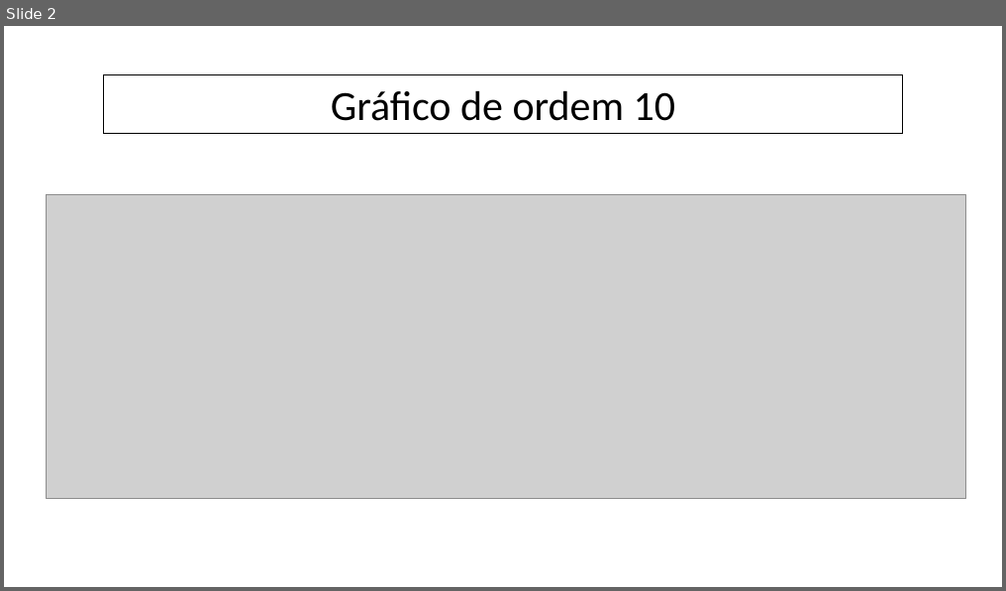
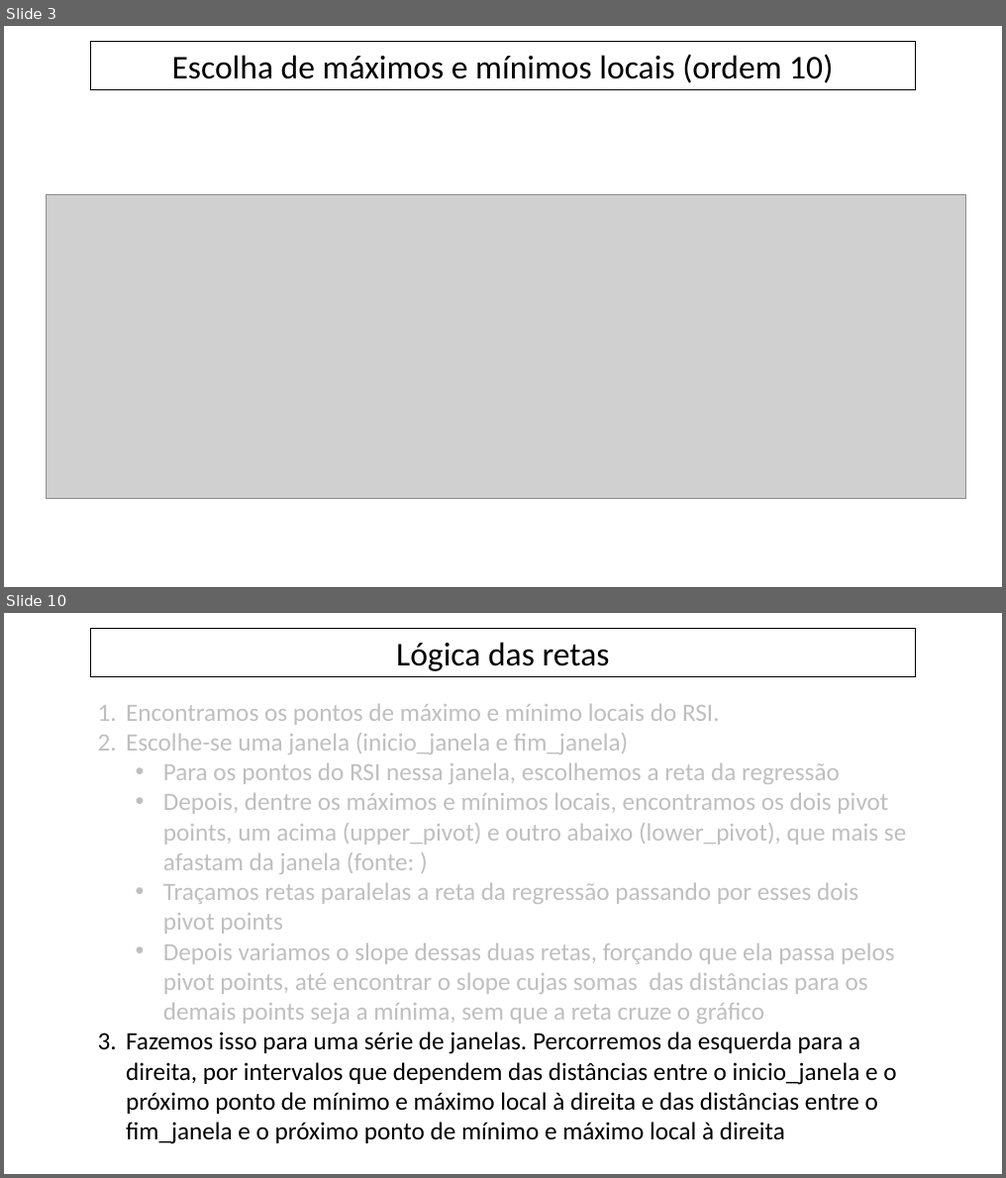
Before and after one commit to fabiomcdc/Projeto_Linhas_de_Tendencia_RSI, a slide deck: planilhas e ppts/PPT_linhas_de_tendencias.pptx. Shown one above the other, each under a label of ours: slide 2 before the commit, slides 3 and 10 after it; the slides between them are not shown. The pictures are 1006x591 and 1006x1178 pixels, drawn with LibreOffice and Linux fonts; fonts in the diff are those of the drawing; grey boxes stand for pictures. Boxes give left, top, right and bottom in pixels: in the first picture for what was removed or moved away, otherwise in the second. Text is boxed around its words. In the diff, an @@ line names an element or a change of style, - is before the commit and + after.

```diff
--- a/planilhas e ppts/PPT_linhas_de_tendencias.pptx
+++ b/planilhas e ppts/PPT_linhas_de_tendencias.pptx
@@ slide 10 added at (4, 613, 1002, 1174), background #FFFFFF @@
@@ rectangle added at (90, 629, 915, 676), outline #000000 0.75 pt, 32 pt, text #000000 @@
+Lógica das retas
@@ text added at (126, 704, 906, 1145), 24 pt, text #BFBFBF @@
+1. Encontramos os pontos de máximo e mínimo locais do RSI.
+2. Escolhe-se uma janela (inicio_janela e fim_janela)
+  • Para os pontos do RSI nessa janela, escolhemos a reta da regressão
+  • Depois, dentre os máximos e mínimos locais, encontramos os dois pivot points, um acima (upper_pivot) e outro abaixo (lower_pivot), que mais se afastam da janela (fonte: )
+  • Traçamos retas paralelas a reta da regressão passando por esses dois pivot points
+  • Depois variamos o slope dessas duas retas, forçando que ela passa pelos pivot points, até encontrar o slope cujas somas das distâncias para os demais points seja a mínima, sem que a reta cruze o gráfico
+3. Fazemos isso para uma série de janelas. Percorremos da esquerda para a direita, por intervalos que dependem das distâncias entre o inicio_janela e o próximo ponto de mínimo e máximo local à direita e das distâncias entre o fim_janela e o próximo ponto de mínimo e máximo local à direita
@@ what was slide 2 is now slide 3 @@
@@ slide 3 changed as well @@
@@ rectangle "Escolha de máximos e mínimos ...": place and size @@
-rectangle "Escolha de máximos e mínimos ..." at (104, 76, 902, 133)
+rectangle "Escolha de máximos e mínimos ..." at (90, 42, 915, 89)
@@ text in rectangle at (172, 54, 833, 83): text changed; size 40 to 32 pt @@
-Gráfico de ordem 10
+Escolha de máximos e mínimos locais (ordem 10)
```
Also in this commit, not shown: 14 other slides changed, 14 other slides added, 42 other files.
